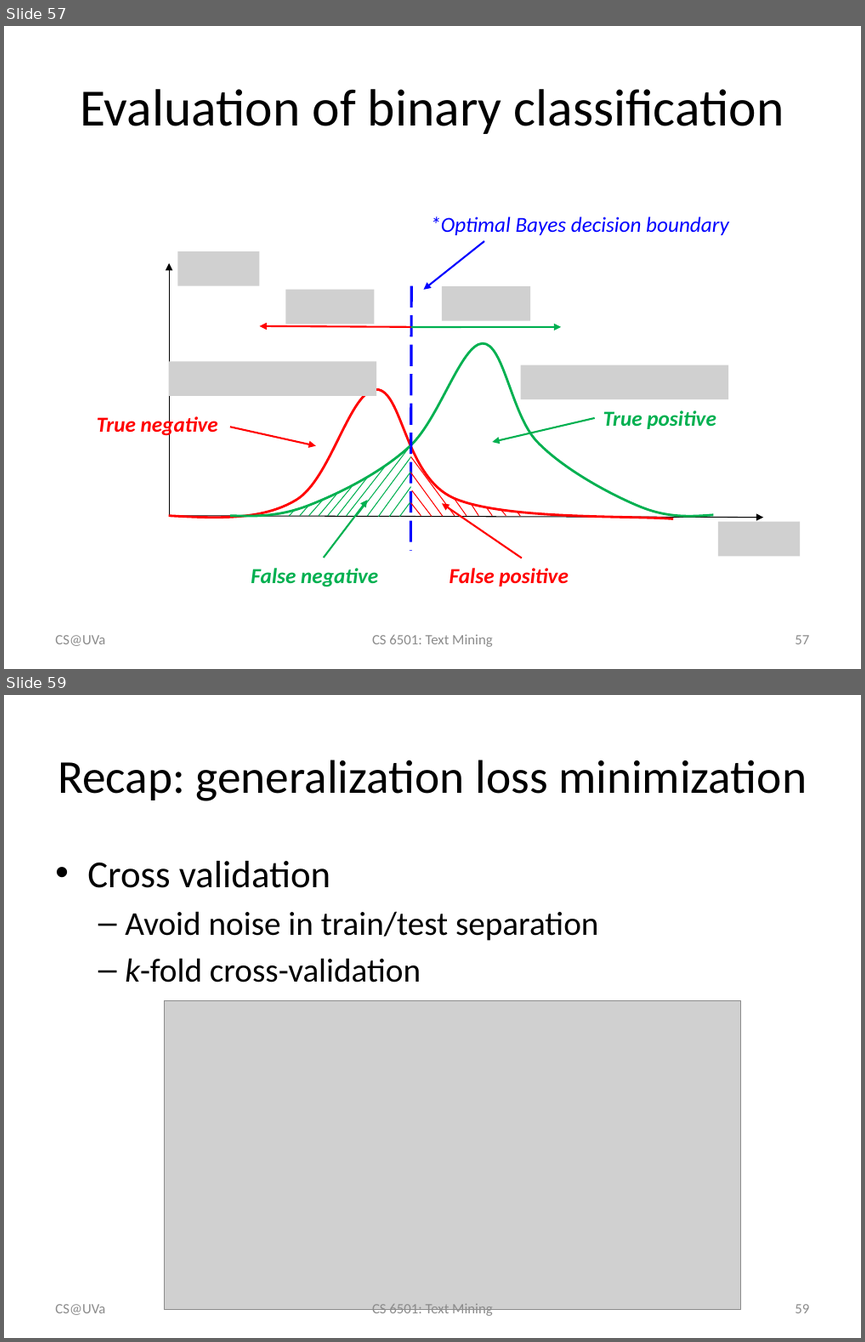
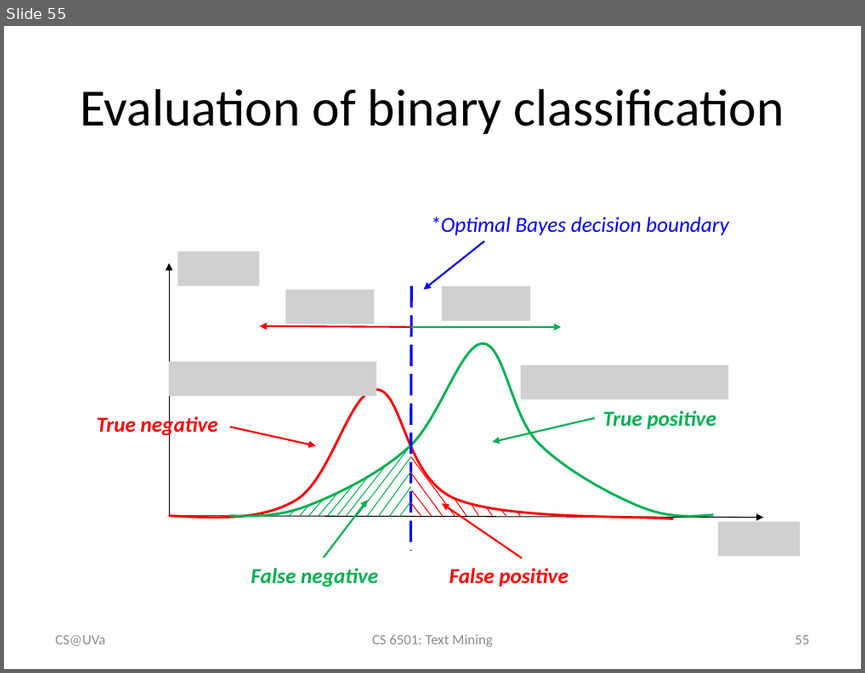
Before and after one commit to wang296/CS6501-Text-Mining, a slide deck: docs/TextCategorization.pptx. Shown one above the other, each under a label of ours: slides 57 and 59 before the commit, slide 55 after it; the slides between them are not shown. The pictures are 865x1342 and 865x673 pixels, drawn with LibreOffice and Linux fonts; fonts in the diff are those of the drawing; grey boxes stand for pictures. Boxes give left, top, right and bottom in pixels: in the first picture for what was removed or moved away, otherwise in the second. Text is boxed around its words. In the diff, an @@ line names an element or a change of style, - is before the commit and + after.

Commit message:
text categorization

```diff
--- a/docs/TextCategorization.pptx
+++ b/docs/TextCategorization.pptx
@@ slide 59 removed at [4, 695, 861, 1338], background #FFFFFF @@
@@ title removed at [58, 760, 806, 801] @@
-Recap: generalization loss minimization
@@ text removed at [87, 861, 598, 982] @@
-• Cross validation
-  – Avoid noise in train/test separation
-  – k-fold cross-validation
@@ picture removed at [164, 1000, 741, 1309] @@
@@ text removed at [55, 1304, 105, 1315] @@
-CS@UVa
@@ text removed at [372, 1304, 493, 1317] @@
-CS 6501: Text Mining
@@ page number removed at [794, 1304, 809, 1313] @@
-59
@@ what was slide 57 is now slide 55 @@
@@ page number at [794, 635, 809, 644]: text changed @@
-57
+55
```
Also in this commit, not shown: 3 slides changed, 4 other slides removed, 5 other files.
